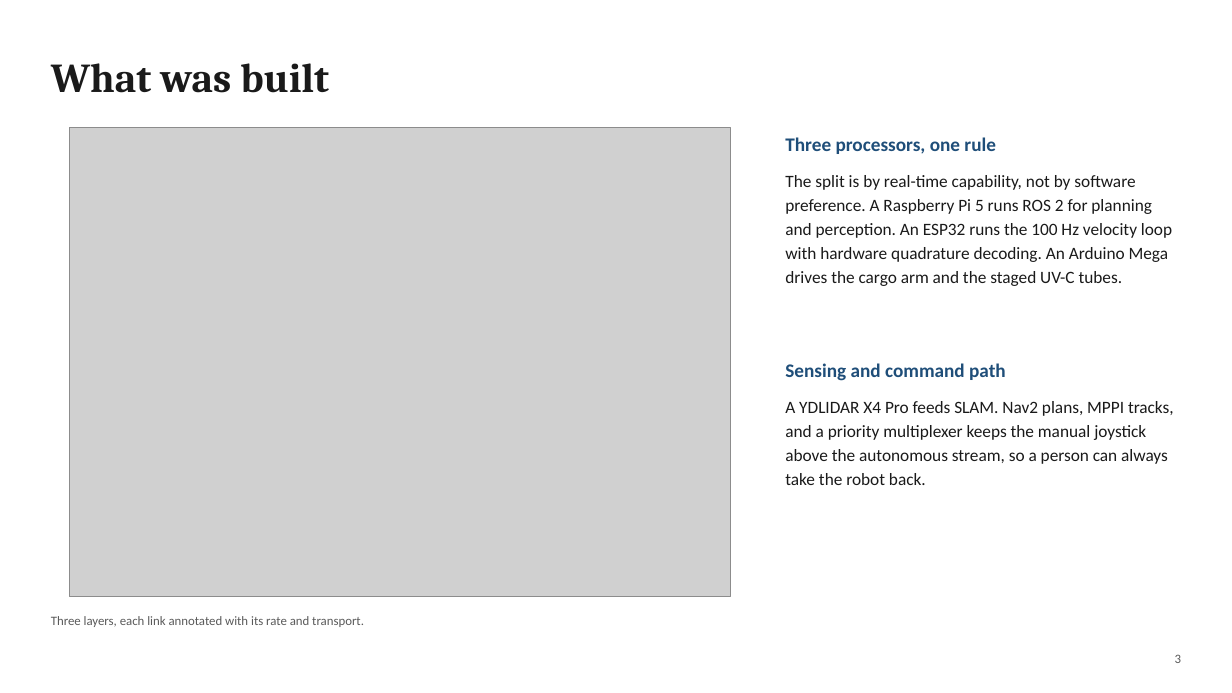
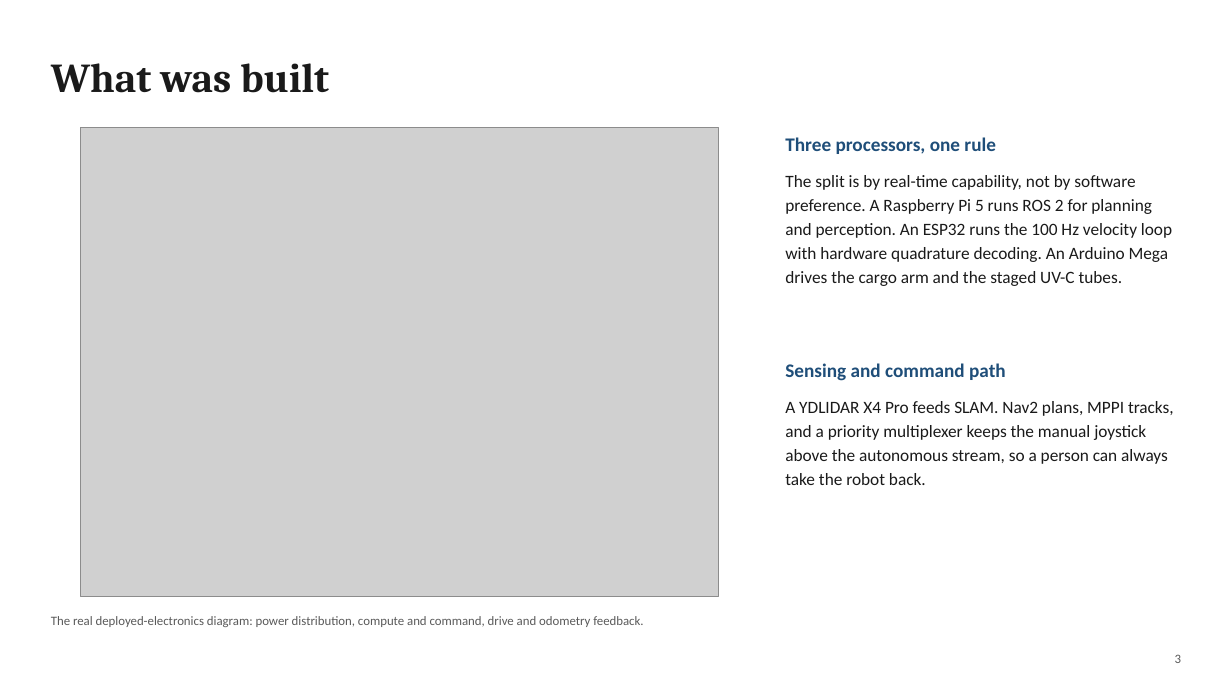
Before and after one commit to AritraD11/NarrowAisleBot, a slide deck: slide 3 of docs/aps_report/NarrowAisleBot_APS_Seminar.pptx. Drawn at 1232x693 pixels with LibreOffice and Linux fonts; fonts in the diff are those of the drawing; grey boxes stand for pictures. Boxes give left, top, right and bottom in pixels: in the first picture for what was removed or moved away, otherwise in the second. Text is boxed around its words. In the diff, an @@ line names an element or a change of style, - is before the commit and + after.

```diff
--- a/docs/aps_report/NarrowAisleBot_APS_Seminar.pptx
+++ b/docs/aps_report/NarrowAisleBot_APS_Seminar.pptx
@@ picture: place and size @@
-picture at box(69, 128, 730, 597)
+picture at box(80, 128, 718, 597)
@@ text at box(51, 616, 643, 627): text changed @@
-Three layers, each link annotated with its rate and transport.
+The real deployed-electronics diagram: power distribution, compute and command, drive and odometry feedback.
```
Also in this commit, not shown: 1 other slide changed, 7 other files.
